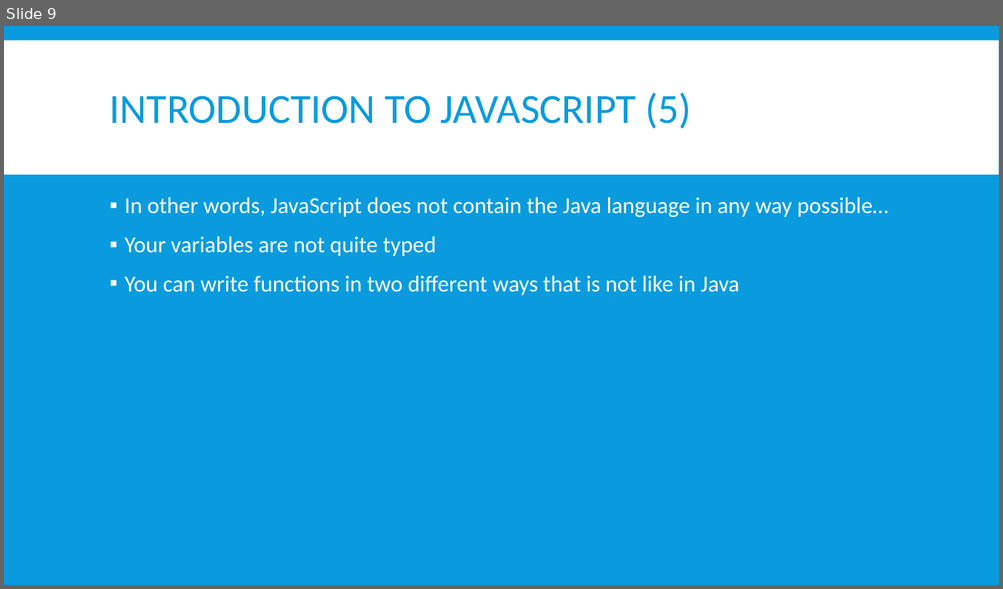
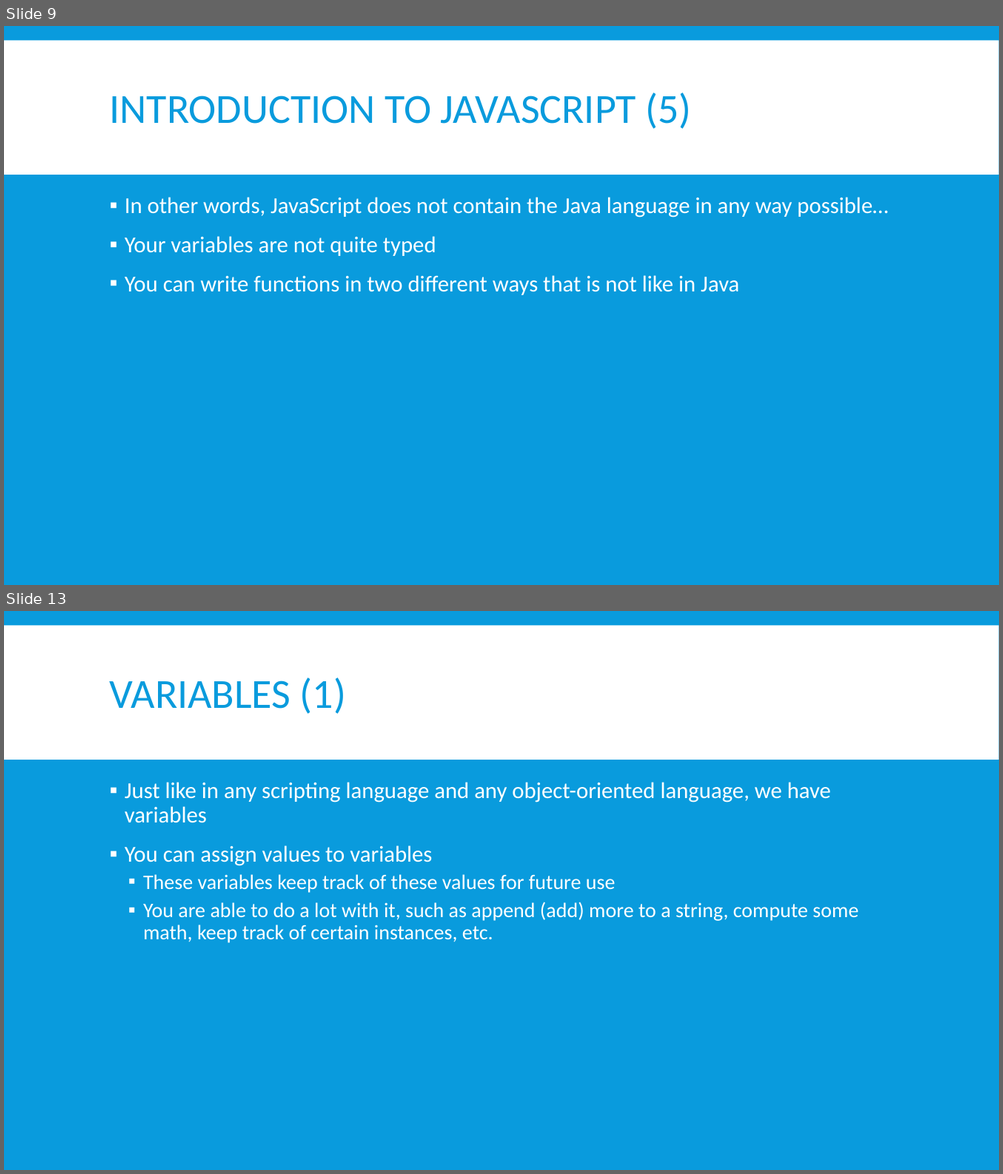
Before and after one commit to EvanTurtileMan/C5-IntroToWebDev, a slide deck: lessons/lesson_note3.pptx. Shown one above the other, each under a label of ours: slide 9 before the commit, slides 9 and 13 after it; the slides between them are not shown. The pictures are 1003x589 and 1003x1174 pixels, drawn with LibreOffice and Linux fonts; fonts in the diff are those of the drawing. Boxes give left, top, right and bottom in pixels: in the first picture for what was removed or moved away, otherwise in the second. Text is boxed around its words. In the diff, an @@ line names an element or a change of style, - is before the commit and + after.

```diff
--- a/lessons/lesson_note3.pptx
+++ b/lessons/lesson_note3.pptx
@@ slide 13 added at (4, 611, 999, 1170), background #099BDD; not listed: 1 template element that a slide beside it also shows @@
@@ title added at (110, 678, 346, 714), 40 pt, text #099BDD @@
+VARIABLES (1)
@@ text added at (125, 782, 858, 943), 20 pt, text #FFFFFF @@
+▪ Just like in any scripting language and any object-oriented language, we have variables
+▪ You can assign values to variables
+  ▪ These variables keep track of these values for future use
+  ▪ You are able to do a lot with it, such as append (add) more to a string, compute some math, keep track of certain instances, etc.
```
Also in this commit, not shown: 1 slide changed, 4 other slides added, 5 other files.
